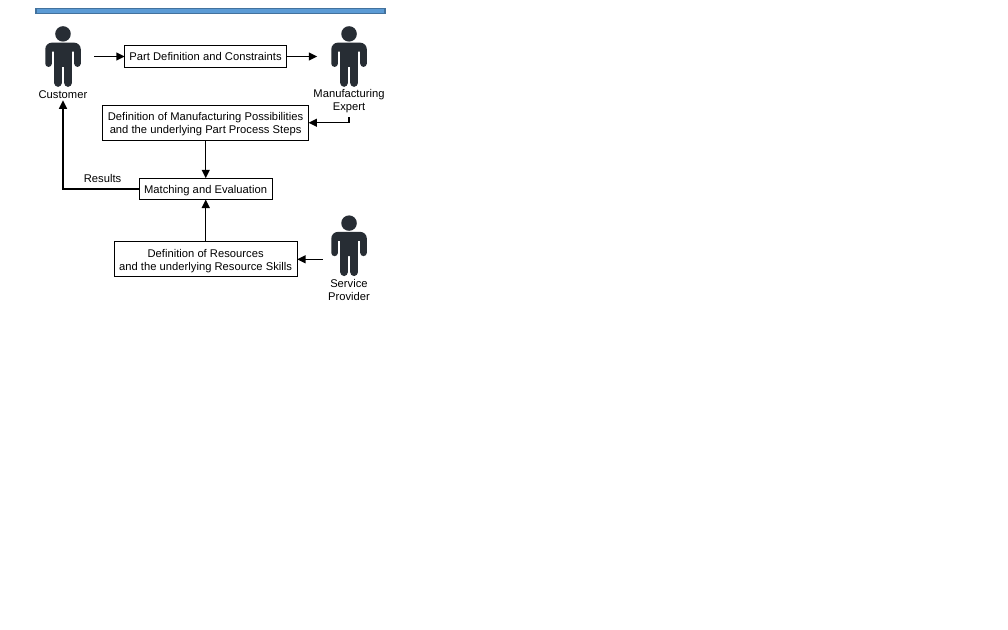
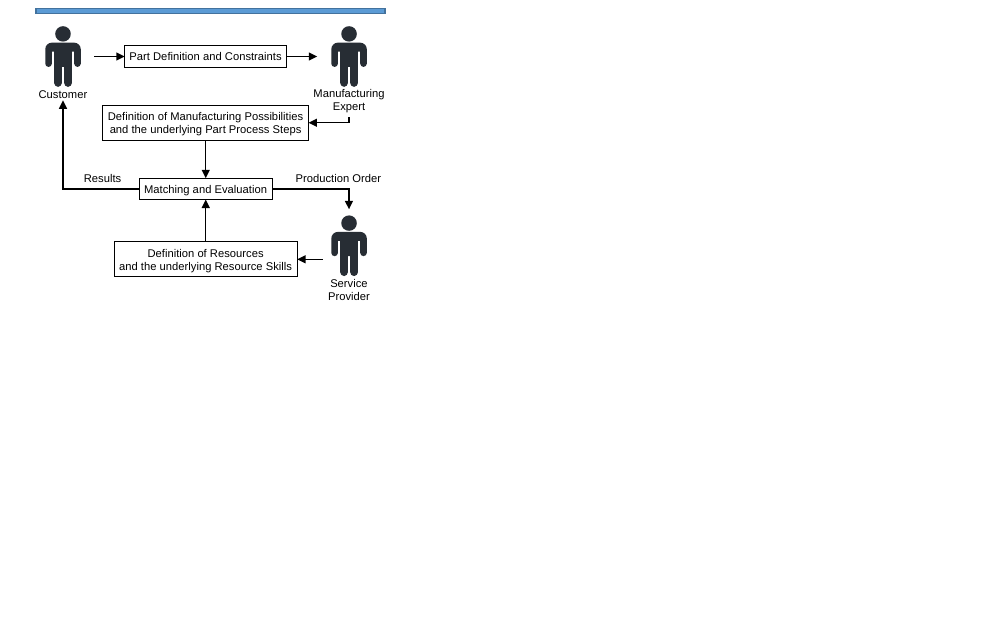
Before and after one commit to iswunistuttgart/plafosus, a slide deck: slide 4 of docs/docu_v1.pptx. Drawn at 1008x630 pixels with LibreOffice and Linux fonts; fonts in the diff are those of the drawing. Boxes give left, top, right and bottom in pixels: in the first picture for what was removed or moved away, otherwise in the second. Text is boxed around its words. In the diff, an @@ line names an element or a change of style, - is before the commit and + after.

```diff
--- a/docs/docu_v1.pptx
+++ b/docs/docu_v1.pptx
@@ text added at bbox=[296, 174, 381, 182], 8 pt, text #000000 @@
+Production Order
@@ elbow arrow added from (272, 188) to (349, 210), #000000 1 pt @@
```
Also in this commit, not shown: 2 other files.
